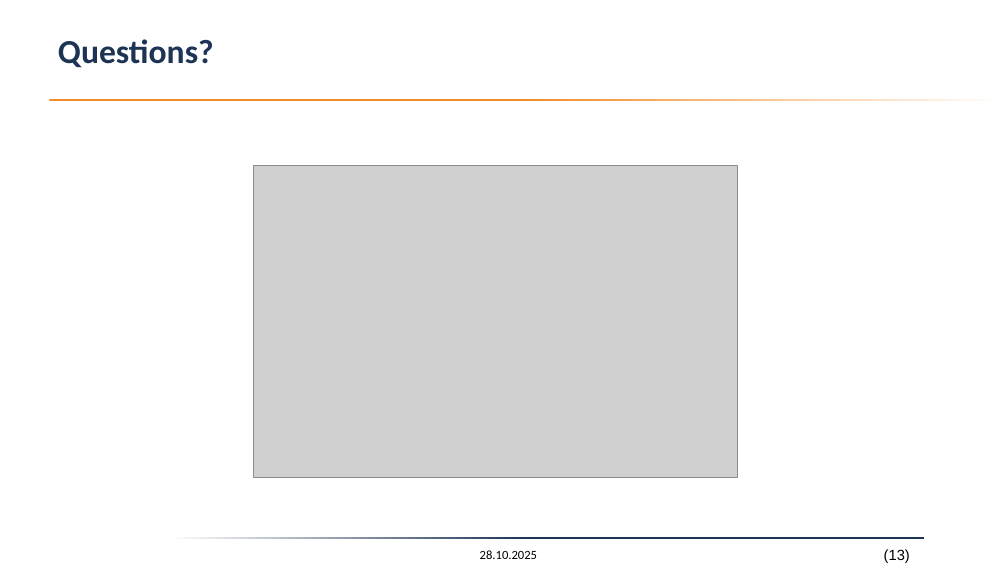
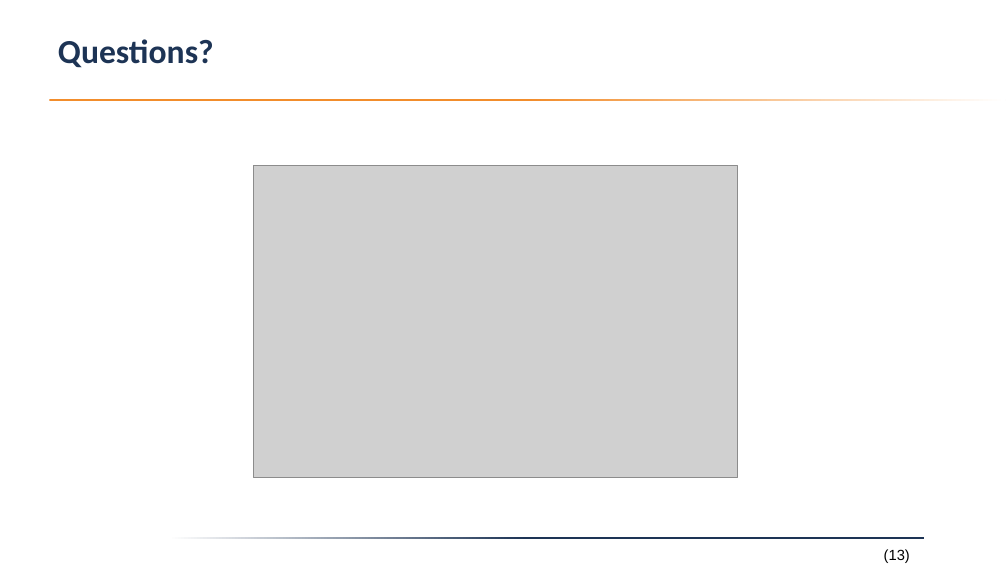
Before and after one commit to Fabianstw/RecencyQA_MultiEvent, a slide deck: slide 6 of plan/initalpresentation.pptx. Drawn at 1008x567 pixels with LibreOffice and Linux fonts; fonts in the diff are those of the drawing; grey boxes stand for pictures; background and template pictures are left out. Boxes give left, top, right and bottom in pixels: in the first picture for what was removed or moved away, otherwise in the second. Text is boxed around its words. In the diff, an @@ line names an element or a change of style, - is before the commit and + after.

```diff
--- a/plan/initalpresentation.pptx
+++ b/plan/initalpresentation.pptx
@@ text removed at <box>480,550,537,559</box> @@
-28.10.2025
```
Also in this commit, not shown: 4 other slides changed.
